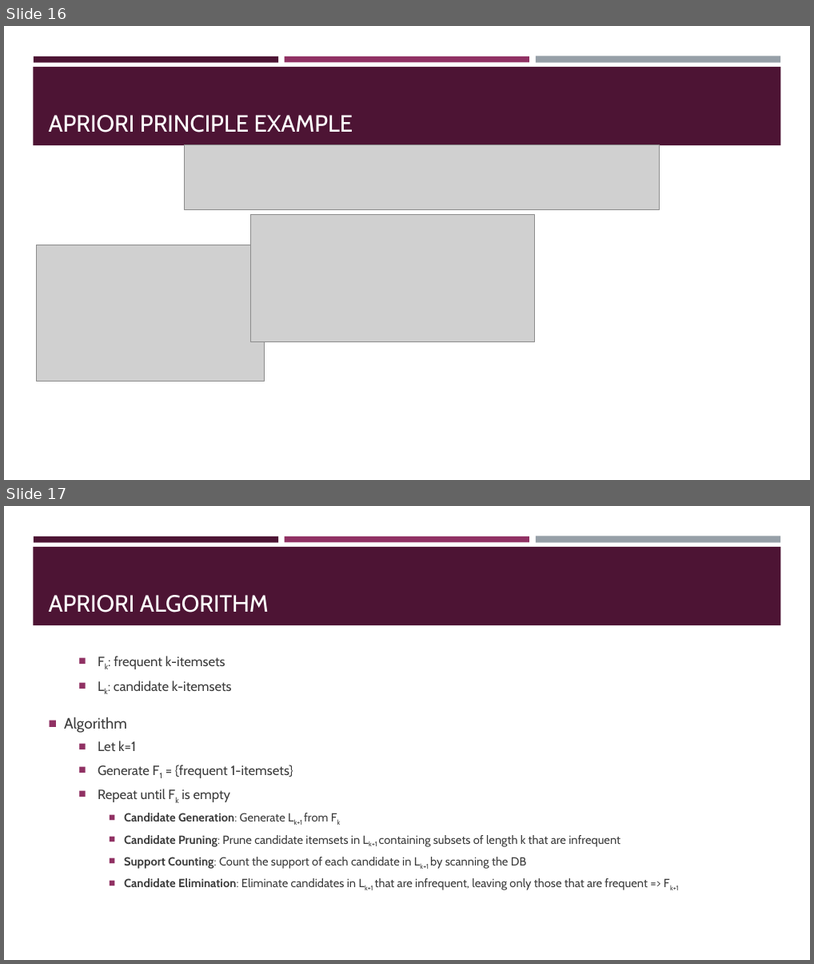
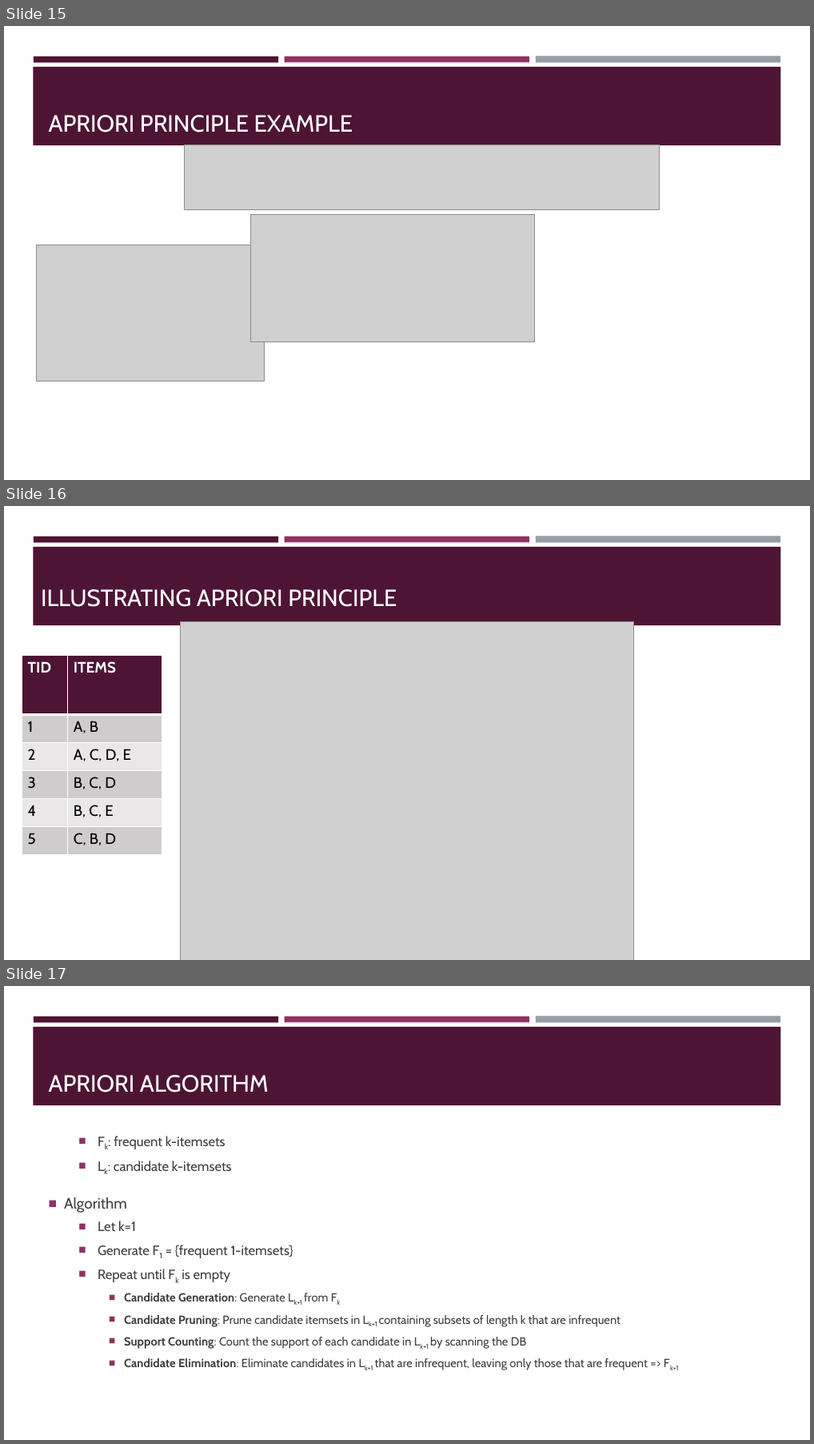
Before and after one commit to BeiyuLinCS/beiyulin.github.io, a slide deck: teach/fall_22/slides/ds_6.pptx. Shown one above the other, each under a label of ours: slides 16 and 17 before the commit, slides 15, 16 and 17 after it. The pictures are 814x964 and 814x1444 pixels, drawn with LibreOffice and Linux fonts; fonts in the diff are those of the drawing; grey boxes stand for pictures. Boxes give left, top, right and bottom in pixels: in the first picture for what was removed or moved away, otherwise in the second. Text is boxed around its words. In the diff, an @@ line names an element or a change of style, - is before the commit and + after.

```diff
--- a/teach/fall_22/slides/ds_6.pptx
+++ b/teach/fall_22/slides/ds_6.pptx
@@ slide 16 added at <box>4,506,810,960</box>, background #FFFFFF; not listed: 4 template elements that a slide beside it also shows @@
@@ text added at <box>41,589,397,607</box>, 28 pt, text #FFFFFF @@
+ILLUSTRATING APRIORI PRINCIPLE
@@ picture added at <box>181,621,634,960</box> @@
@@ table added at <box>22,656,162,855</box>, 6 rows, 2 columns @@
+TID | ITEMS
+1 | A, B
+2 | A, C, D, E
+3 | B, C, D
+4 | B, C, E
+5 | C, B, D
@@ what was slide 16 is now slide 15 @@
```
Also in this commit, not shown: 3 slides changed, 9 other files.
